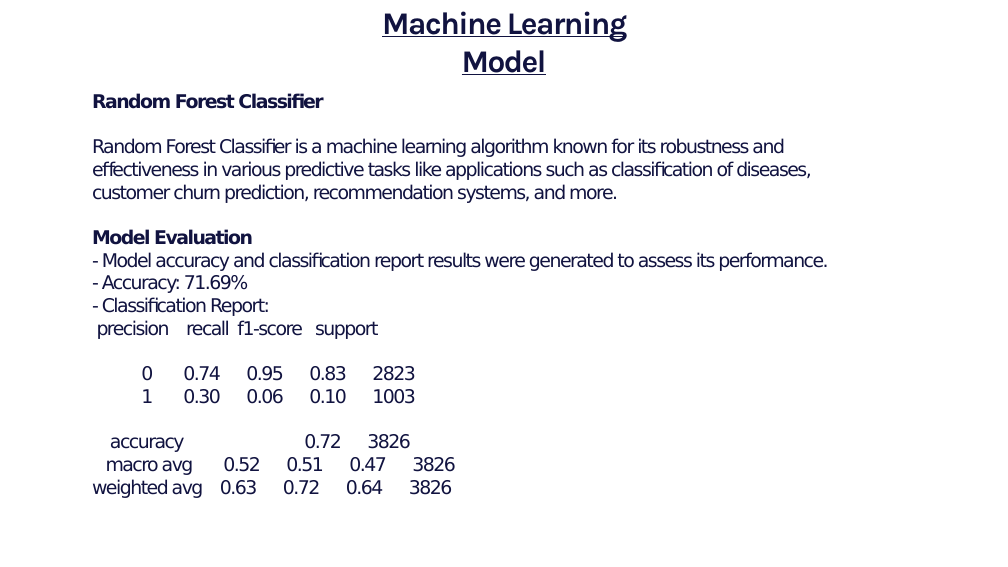
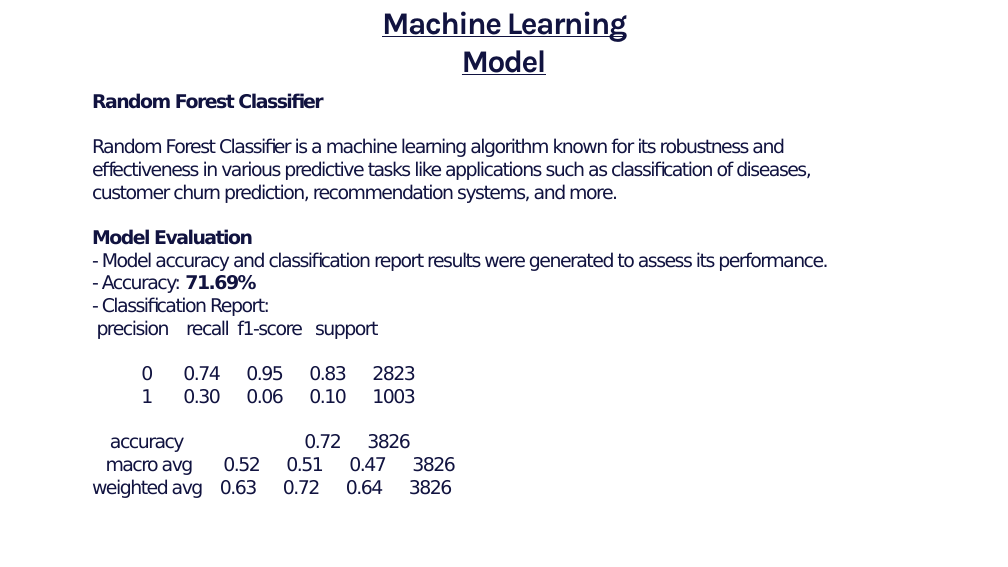
Before and after one commit to Waltberry/Data-Driven_Insights_for_Donor_Selection, a slide deck: slide 7 of Presentation Slides/Project Slides.pptx. Drawn at 1008x567 pixels with LibreOffice and Linux fonts; fonts in the diff are those of the drawing; background and template pictures are left out. Boxes give left, top, right and bottom in pixels: in the first picture for what was removed or moved away, otherwise in the second. Text is boxed around its words. In the diff, an @@ line names an element or a change of style, - is before the commit and + after.

Commit message:
Presentation Slides

```diff
--- a/Presentation Slides/Project Slides.pptx
+++ b/Presentation Slides/Project Slides.pptx
@@ text at (102,275,256,293): bold on in "71.69%" @@
```
